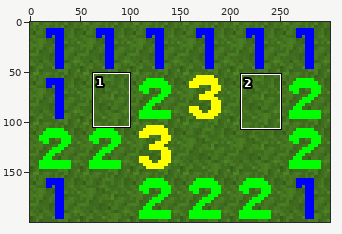
Two states of a sprite sheet, screenshot.png. Above, an overview of the earlier version with the close-up marked.
Close-up. Before:
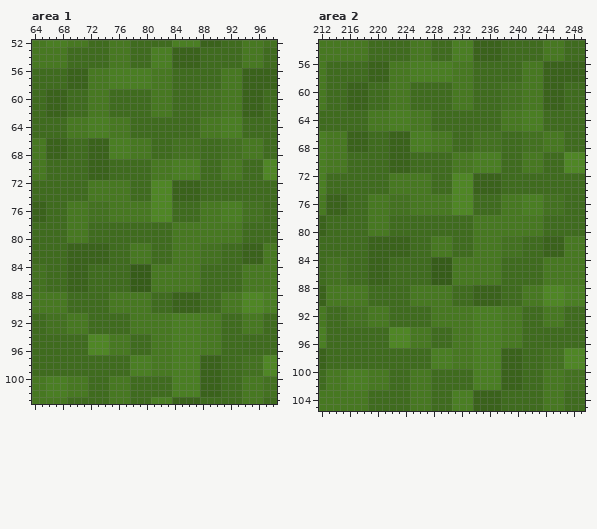
The file is 300x200 pixels. Colours within 5 levels of each other are drawn and written as one. Shown: area 1: x 64..98, y 52..103; area 2: x 212..249, y 53..105. The commit also changed other parts of the picture, which this record leaves out.
After the commit:
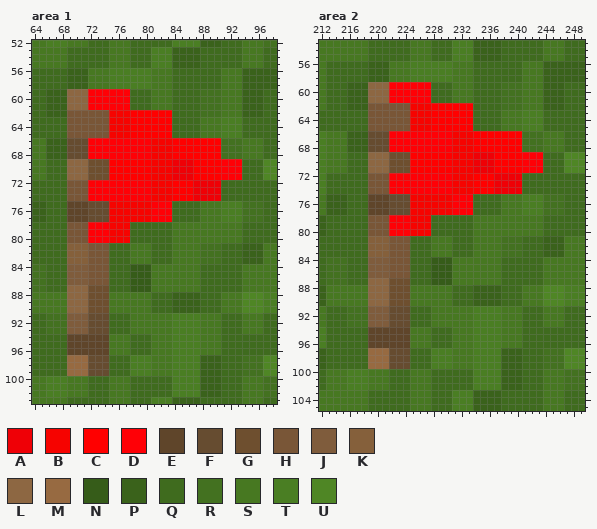
Palette (. is transparent): A #ef0006  B #f60300  C #ff0000  D #ff0006  E #5f452a  F #664c30  G #6e4f2f  H #795637  J #7f5c3c  K #85603b  L #8d6742  M #976a41  N #365c19  P #3a621b  Q #3f6b1e  R #437120  S #477821  T #4a7e23  U #4f8625
Diff:
Changed rows in their new state; - is an unchanged pixel.
Area 1:
first column x 69:
 59 LLLDDDDDD----------------
 60 LLLDDDDDD----------------
 61 LLLDDDDDD----------------
 62 HHHHHHBBBCCCCCC----------
 63 HHHHHHBBBCCCCCC----------
 64 HHHHHHBBBCCCCCC----------
 65 HHHHHHBBBCCCCCC----------
 66 FFFDDDDDDDDDBBBCCCCCCC---
 67 FFFDDDDDDDDDBBBCCCCCCC---
 68 FFFDDDDDDDDDBBBCCCCCCC---
 69 LLLGGGCCCCCCBBBAAACCCCDDD
 70 LLLGGGCCCCCCBBBAAACCCCDDD
 71 LLLGGGCCCCCCBBBAAACCCCDDD
 72 HHHDDDDDDDDDBBBCCCAAAA---
 73 HHHDDDDDDDDDBBBCCCAAAA---
 74 HHHDDDDDDDDDBBBCCCAAAA---
 75 EEEFFFBBBBBBDDD----------
 76 EEEFFFBBBBBBDDD----------
 77 EEEFFFBBBBBBDDD----------
 78 HHHDDDBBB----------------
 79 HHHDDDBBB----------------
 80 HHHDDDBBB----------------
 81 KKKHHH-------------------
 82 KKKHHH-------------------
 83 KKKHHH-------------------
 84 JJJHHH-------------------
 85 JJJHHH-------------------
 86 JJJHHH-------------------
 87 LLLGGG-------------------
 88 LLLGGG-------------------
 89 LLLGGG-------------------
 90 LLLGGG-------------------
 91 JJJFFF-------------------
 92 JJJFFF-------------------
 93 JJJFFF-------------------
 94 EEEEEE-------------------
 95 EEEEEE-------------------
 96 EEEEEE-------------------
 97 MMMFFF-------------------
 98 MMMFFF-------------------
 99 MMMFFF-------------------
Area 2:
first column x 219:
 59 LLLDDDDDD----------------
 60 LLLDDDDDD----------------
 61 LLLDDDDDD----------------
 62 HHHHHHBBBCCCCCC----------
 63 HHHHHHBBBCCCCCC----------
 64 HHHHHHBBBCCCCCC----------
 65 HHHHHHBBBCCCCCC----------
 66 FFFDDDDDDDDDBBBCCCCCCC---
 67 FFFDDDDDDDDDBBBCCCCCCC---
 68 FFFDDDDDDDDDBBBCCCCCCC---
 69 LLLGGGCCCCCCBBBAAACCCCDDD
 70 LLLGGGCCCCCCBBBAAACCCCDDD
 71 LLLGGGCCCCCCBBBAAACCCCDDD
 72 HHHDDDDDDDDDBBBCCCAAAA---
 73 HHHDDDDDDDDDBBBCCCAAAA---
 74 HHHDDDDDDDDDBBBCCCAAAA---
 75 EEEFFFBBBBBBDDD----------
 76 EEEFFFBBBBBBDDD----------
 77 EEEFFFBBBBBBDDD----------
 78 HHHDDDBBB----------------
 79 HHHDDDBBB----------------
 80 HHHDDDBBB----------------
 81 KKKHHH-------------------
 82 KKKHHH-------------------
 83 KKKHHH-------------------
 84 JJJHHH-------------------
 85 JJJHHH-------------------
 86 JJJHHH-------------------
 87 LLLGGG-------------------
 88 LLLGGG-------------------
 89 LLLGGG-------------------
 90 LLLGGG-------------------
 91 JJJFFF-------------------
 92 JJJFFF-------------------
 93 JJJFFF-------------------
 94 EEEEEE-------------------
 95 EEEEEE-------------------
 96 EEEEEE-------------------
 97 MMMFFF-------------------
 98 MMMFFF-------------------
 99 MMMFFF-------------------
Boxes around the changes in both close-ups, in picture pixels (x1, y1, x2, y2):
changed: (67, 89, 242, 376)
changed: (368, 82, 543, 369)
